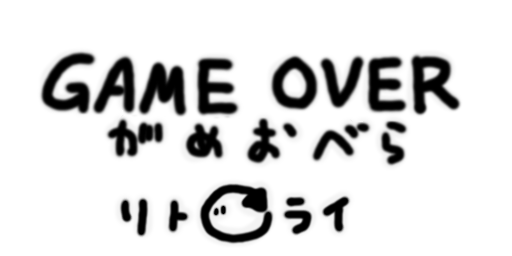
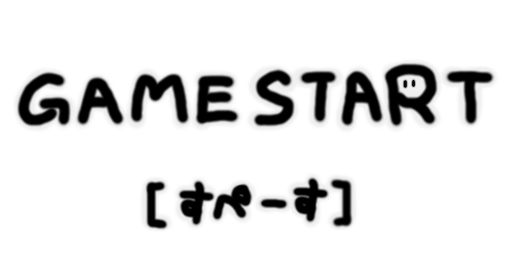
Comparing the layer stacks of the two 512 x 256 images. Changes:
added layer "レイヤー #2" above "レイヤー #1" over (16, 62, 496, 231)
added layer "レイヤー #1" above "背景 コピー" over (13, 57, 498, 234)
hid "背景 コピー" over (38, 50, 463, 245)
hid "レイヤー" over (36, 48, 464, 247)
